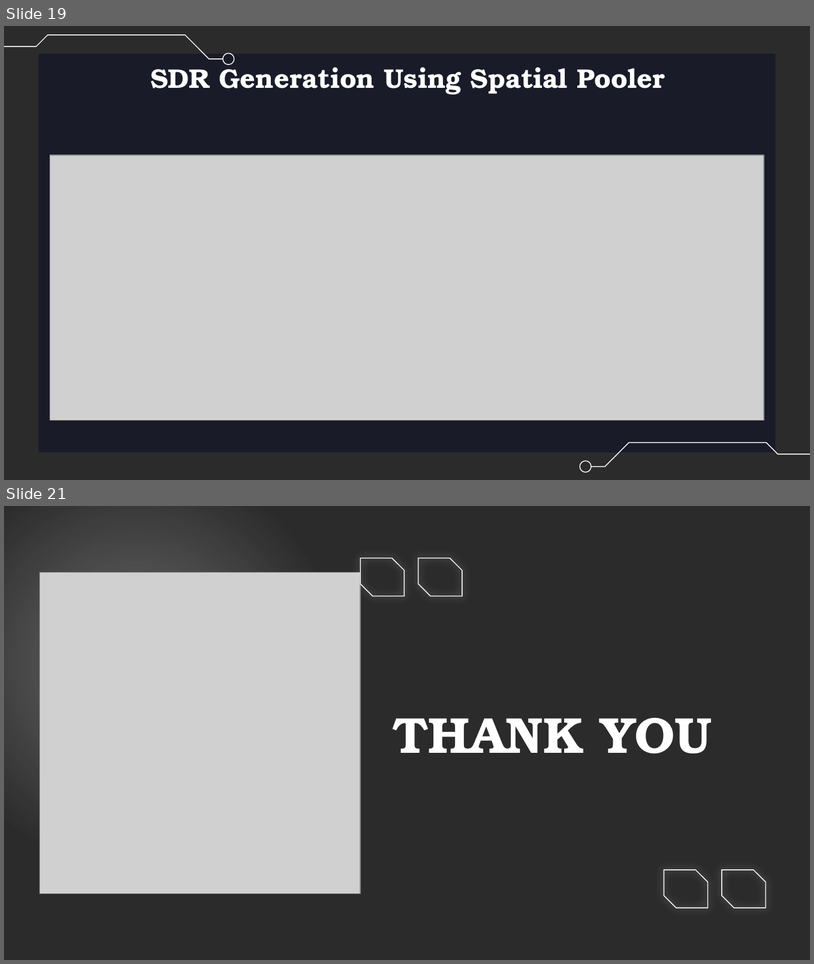
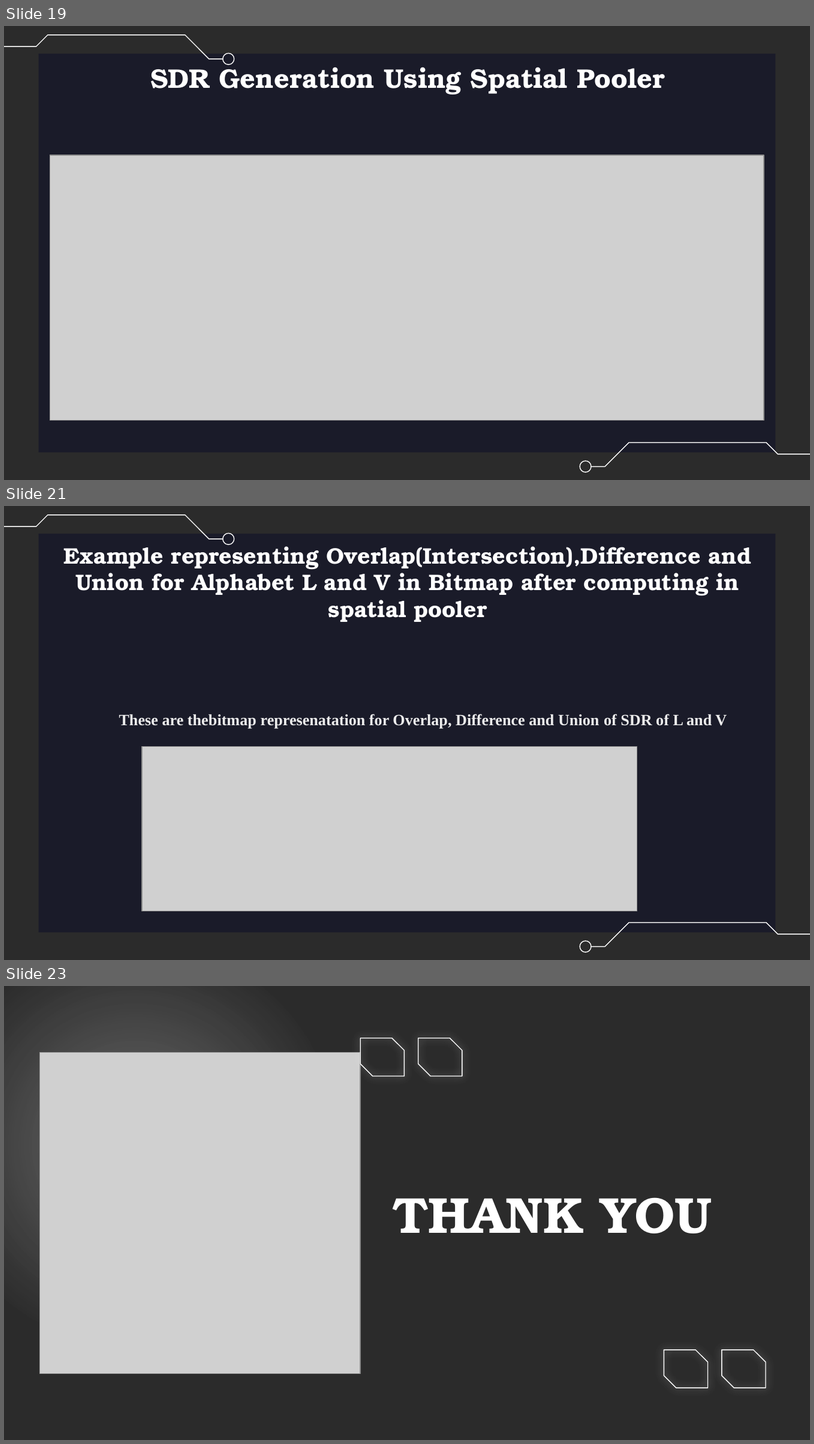
Before and after one commit to Yatish0/neocortexapi_Team_PY, a slide deck: source/Samples/Project Documentation/Improve_Samples_And_Documentation_For_SDR_Representation(SDR To Bitmap)_Team_PY.pptx. Shown one above the other, each under a label of ours: slides 19 and 21 before the commit, slides 19, 21 and 23 after it; the slides between them are not shown. The pictures are 814x964 and 814x1444 pixels, drawn with LibreOffice and Linux fonts; fonts in the diff are those of the drawing; grey boxes stand for pictures; background and template pictures are left out; a plain dark background stands for a picture behind light text. Boxes give left, top, right and bottom in pixels: in the first picture for what was removed or moved away, otherwise in the second. Text is boxed around its words. In the diff, an @@ line names an element or a change of style, - is before the commit and + after.

```diff
--- a/source/Samples/Project Documentation/Improve_Samples_And_Documentation_For_SDR_Representation(SDR To Bitmap)_Team_PY.pptx
+++ b/source/Samples/Project Documentation/Improve_Samples_And_Documentation_For_SDR_Representation(SDR To Bitmap)_Team_PY.pptx
@@ slide 21 added at (4,506,810,960), background picture (left out); not listed: 5 template elements that a slide beside it also shows @@
@@ title added at (64,541,752,622), 20 pt, text #FFFFFF, bold @@
+Example representing Overlap(Intersection),Difference and Union for Alphabet L and V in Bitmap after computing in spatial pooler
@@ text added at (119,714,727,729), 14 pt, text #ECECEC, bold @@
+These are thebitmap represenatation for Overlap, Difference and Union of SDR of L and V
@@ picture added at (142,747,637,911) @@
@@ what was slide 21 is now slide 23 @@
```
Also in this commit, not shown: 6 slides changed, 1 other slide added, 3 other files.
